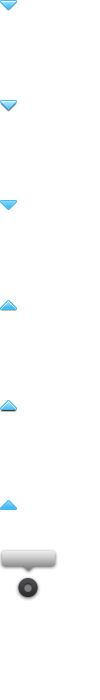
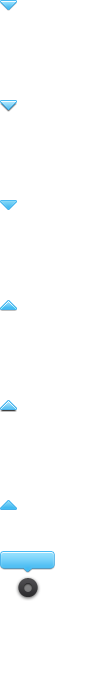
Two versions of the same layered image (w=100, h=700). Layer-by-layer changes:
added layer "tool tip" above "Shape 1" over left=1, top=552, right=54, bottom=571
painted on "Layer 1" over left=0, top=549, right=58, bottom=575
